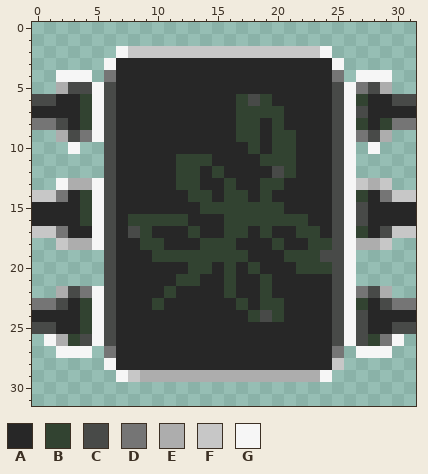
Two states of a pixel-art sprite, favicon.png. Above is the file before it was changed.
The file is 32x32 pixels. Colours within 5 levels of each other are drawn and written as one.
Palette (. is transparent): A #272727  B #324331  C #484a48  D #757575  E #adadad  F #c7c7c7  G #f6f6f6
Pixels before, first column x 0:
 2 .......GFFFFFFFFFFFFFFFFG.......
 3 ......GAAAAAAAAAAAAAAAAAAG......
 4 ..GGG.DAAAAAAAAAAAAAAAAAAD.GGG..
 5 ..ECCGCAAAAAAAAAAAAAAAAAACGDCE..
 6 CCAABGCAAAAAAAAAABCBAAAAACGBAACC
 7 AAAABGCAAAAAAAAAABBBBAAAACGCAAAA
 8 DDCABGCAAAAAAAAAABBABAAAACGBABDD
 9 ..ECDGCAAAAAAAAAABBABBAAACGDCE..
10 ...G..CAAAAAAAAAAABABBAAACG.G...
11 ......CAAAAABBBAAAABBBAAACG.....
12 ......CAAAAABBABAAAACBAAACG.....
13 ..GEEGCAAAAABBAABAABBAAAACGFEF..
14 FFDABGCAAAAAABBABBABAAAAACGBADFF
15 AAAABGCAAAAAAABBBBBBBAAAACGCAAAA
16 AAAABGCABBBBBAAABBBBBBBAACGCAAAA
17 FFDAAGCACBAAABAABBABAABBACGBACFF
18 ..FEEGCAABBAAABBBAAABAABBCGEEF..
19 ......CAAABBBBBBBBAAABBBCCG.....
20 ......CAAAAAABBABABAAABBBCG.....
21 ......CAAAAABBAABAABAAAAACG.....
22 ..ECDGCAAAABAAAABAABAAAAACGDCE..
23 DDCABGCAAABAAAAAABABBAAAACGBACDD
24 AAAABGCAAAAAAAAAAABCBAAAACGCAAAA
25 CCAABGCAAAAAAAAAAAAAAAAAACGCAACC
26 .GEBCGCAAAAAAAAAAAAAAAAAACGCBDG.
27 ..GGG.DAAAAAAAAAAAAAAAAAAD.GGG..
28 ......GAAAAAAAAAAAAAAAAAAF......
29 .......GFEEEEEEEEEEEEEEEG.......
Once edited:
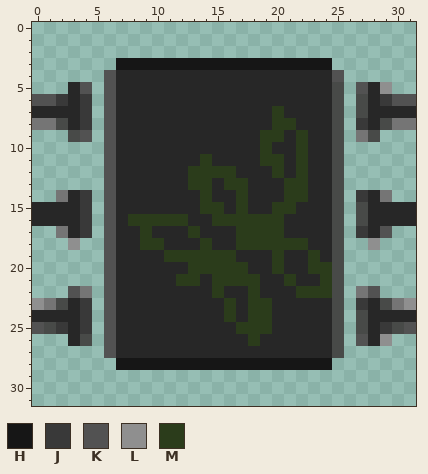
Colours new in this view: H #161616  J #393939  K #525252  L #8f8f8f  M #2b3c1b
What changed:
Changed rows in their new state; - is an unchanged pixel.
first column x 0:
 2 -------..................-------
 3 ------.HHHHHHHHHHHHHHHHHH.------
 4 --...-K------------------K-...--
 5 --.AK.K-------------------.KAL--
 6 KKJ-J.K----------AAA------.C-JKK
 7 ----J.K----------AAAM-----.-----
 8 ----J.K----------AA-MM----.J-C--
 9 --.-K.K----------AAMMAM---.--.--
10 ---.--K-----------AMAAM---.-.---
11 ------K-----AAM----MMAM---.-----
12 ------K-----AMMMM---MAM---.-----
13 --....K-----AMM-MM-AAMM---....--
14 ..--J.K------AM-AM-A-MM---.J--..
15 ----J.K-------MMAMAAMM----.-----
16 ----J.K-MMMMM--MMMMMMAA---.-----
17 ..--J.K-AM---M--AMMMM-AA--.J-K..
18 --.L..K--MM---MAAMMMMMMAA-..L.--
19 ------K---AMMMMMMA--MAAMA-.-----
20 ------K------MMMMMA-M-AMM-.-----
21 ------K-----MM-MMMMA-M--M-.-----
22 --.K-.K----A---MA-MA--MMM-.-K.--
23 L---J.K---A-----MAMMA-----.J---L
24 ----J.K---------M-MMA-----.-----
25 K-J-J.K----------MMM------.--J-K
26 -..A-.K-----------M-------.KAL.-
27 --...-K------------------C-...--
28 ------.HHHHHHHHHHHHHHHHHH.------
29 -------..................-------
Where, in picture pixels (left, top, right, bottom), the same in both pictures:
changed: (32, 46, 416, 382)
